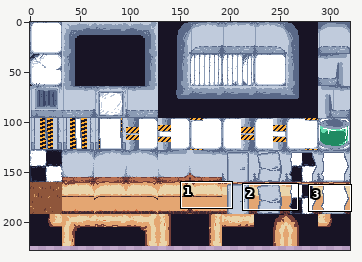
Pixel-art file, stored at Assets/Textures/Aseprite Filer/TileSet-World.aseprite. Above: a wide view before the commit, with the close-up outlined.
Close-up. Before the commit:
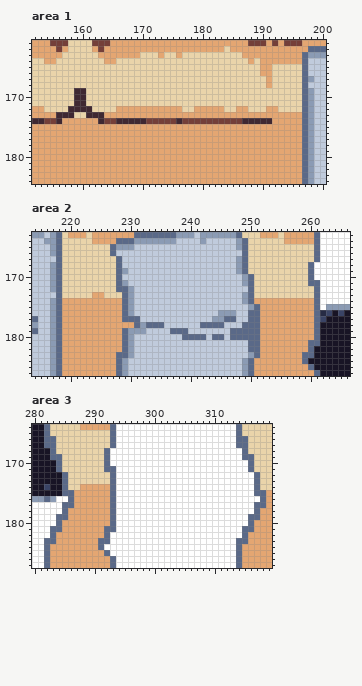
320x320 pixels, 1 frame. Shown: area 1: x 152..200, y 161..184; area 2: x 214..266, y 163..186; area 3: x 280..319, y 164..187. The wide view leaves out empty margins.
After the commit:
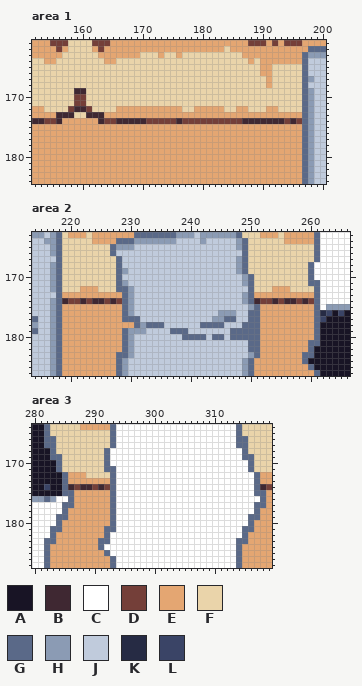
Palette (. is transparent): A #181425  B #3f2832  C #ffffff  D #743f39  E #e4a672  F #ead4aa  G #5a6988  H #8b9bb4  J #c0cbdc  K #262b44  L #3a4466
From old to new:
{"where": "area 1, layer \"Cleaner\""}
{"y":170,"x":159,"old":"BB","new":"DD"}
{"y":171,"x":159,"old":"BB","new":"DD"}
{"y":172,"x":158,"old":"B","new":"D"}
{"y":172,"x":161,"old":"B","new":"D"}
{"y":174,"x":192,"old":"EEEEE","new":"BBDBD"}
{"where": "area 2, layer \"Cleaner\""}
{"y":172,"x":222,"old":"FFF","new":"EEE"}
{"y":172,"x":254,"old":"FFF","new":"EEE"}
{"y":173,"x":219,"old":"FFFFF","new":"EEEEE"}
{"y":173,"x":226,"old":"FFF","new":"EEE"}
{"y":173,"x":251,"old":"FFFFFFFFFF","new":"EEEEEEEEEE"}
{"y":174,"x":219,"old":"EEEEEEEEEE","new":"BDDBDBBDBD"}
{"y":174,"x":251,"old":"EEEEEEEEEE","new":"BDDBDBBDBD"}
{"where": "area 3, layer \"Cleaner\""}
{"y":172,"x":286,"old":"FFF","new":"EEE"}
{"y":172,"x":318,"old":"FF","new":"EE"}
{"y":173,"x":286,"old":"FFFFFFF","new":"EEEEEEE"}
{"y":173,"x":318,"old":"FF","new":"EE"}
{"y":174,"x":286,"old":"FFEEEEE","new":"BDBBDBD"}
{"y":174,"x":318,"old":"FF","new":"BD"}
{"label":"changed","picture_box":[68,94,92,112]}
{"label":"changed","picture_box":[272,118,302,124]}
{"label":"changed","picture_box":[62,286,122,304]}
{"label":"changed","picture_box":[254,286,314,304]}
{"label":"changed","picture_box":[68,472,110,490]}
{"label":"changed","picture_box":[260,472,272,490]}
